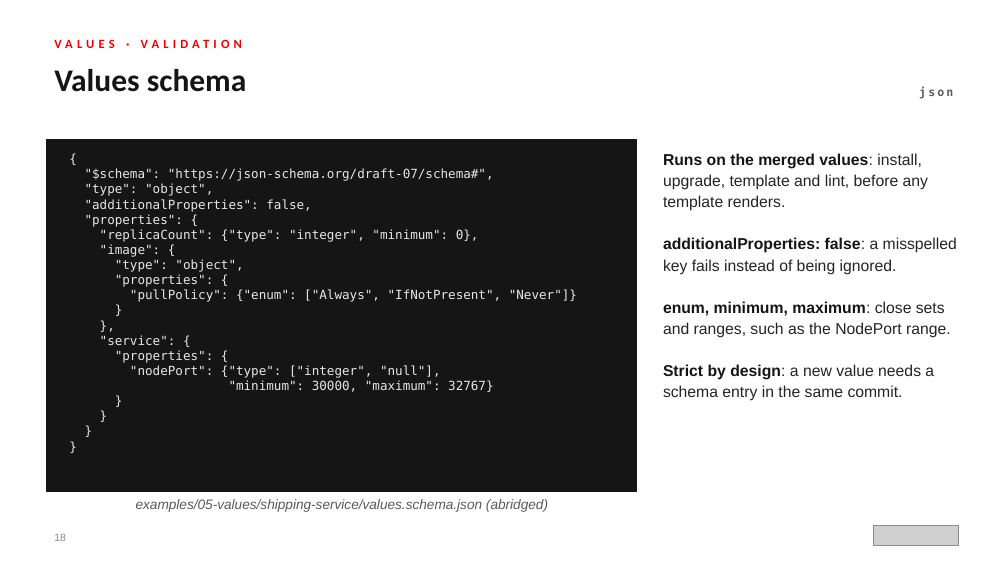
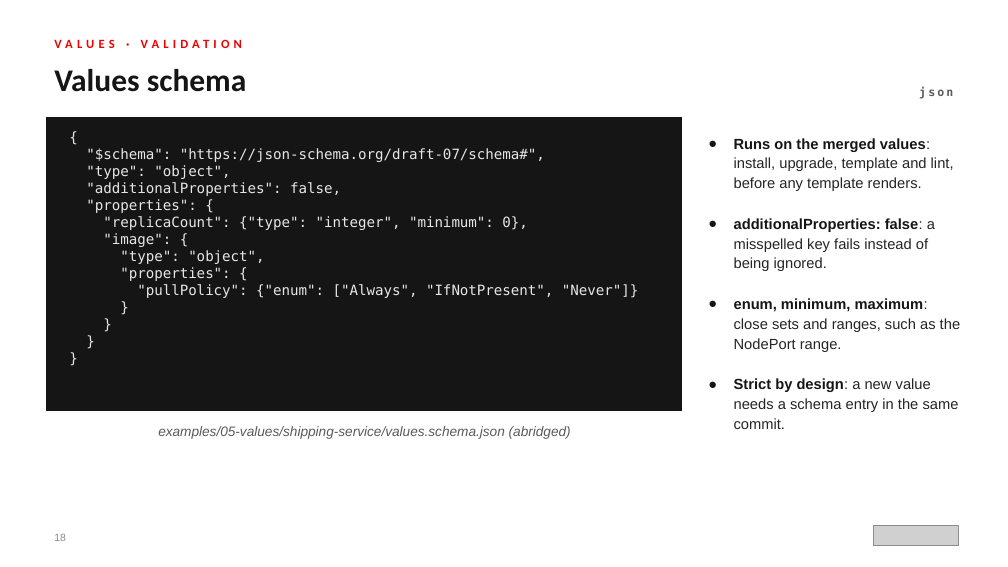
Before and after one commit to patterncatalyst/helm-for-developers, a slide deck: slide 18 of presentation/helm-101/Helm-101-r1.0.pptx. Drawn at 1008x567 pixels with LibreOffice and Linux fonts; fonts in the diff are those of the drawing; grey boxes stand for pictures. Boxes give left, top, right and bottom in pixels: in the first picture for what was removed or moved away, otherwise in the second. Text is boxed around its words. In the diff, an @@ line names an element or a change of style, - is before the commit and + after.

Commit message:
style(r1.0): unify deck helpers, mono flag runs, diagram scale, code auto-fit across 101 and 201

```diff
--- a/presentation/helm-101/Helm-101-r1.0.pptx
+++ b/presentation/helm-101/Helm-101-r1.0.pptx
@@ rectangle resized from (x1=47, y1=140, x2=637, y2=492) to (x1=47, y1=117, x2=682, y2=411) @@
@@ text at (x1=86, y1=148, x2=638, y2=298): text changed; size 12 to 13.5 pt @@
-{
-"$schema": "https://json-schema.org/draft-07/schema#",
-"type": "object",
-"additionalProperties": false,
-"properties": {
-"replicaCount": {"type": "integer", "minimum": 0},
-"image": {
-"type": "object",
-"properties": {
-"pullPolicy": {"enum": ["Always", "IfNotPresent", "Never"]}
-}
-},
-"service": {
-"properties": {
-"nodePort": {"type": ["integer", "null"],
-"minimum": 30000, "maximum": 32767}
-}
-}
-}
-}
+{
+"$schema": "https://json-schema.org/draft-07/schema#",
+"type": "object",
+"additionalProperties": false,
+"properties": {
+"replicaCount": {"type": "integer", "minimum": 0},
+"image": {
+"type": "object",
+"properties": {
+"pullPolicy": {"enum": ["Always", "IfNotPresent", "Never"]}
+}
+}
+}
+}
@@ text "Runs on the merged values: ..." moved from (x1=663, y1=153, x2=957, y2=401) to (x1=734, y1=138, x2=960, y2=429) @@
@@ text "Runs on the merged values: ..." at (x1=734, y1=138, x2=960, y2=429): size 15 to 14 pt; indent changed @@
@@ text "examples/05-values/shipping-service/values.schema.json (abri ..." moved from (x1=136, y1=499, x2=548, y2=512) to (x1=158, y1=426, x2=571, y2=439) @@
```
Also in this commit, not shown: 26 other slides changed, 42 other files.
